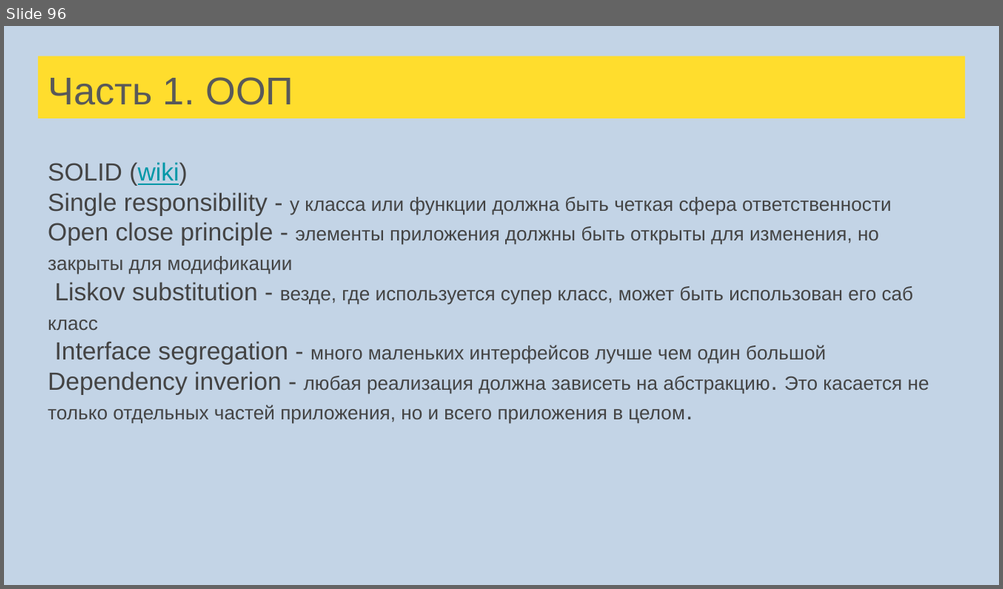
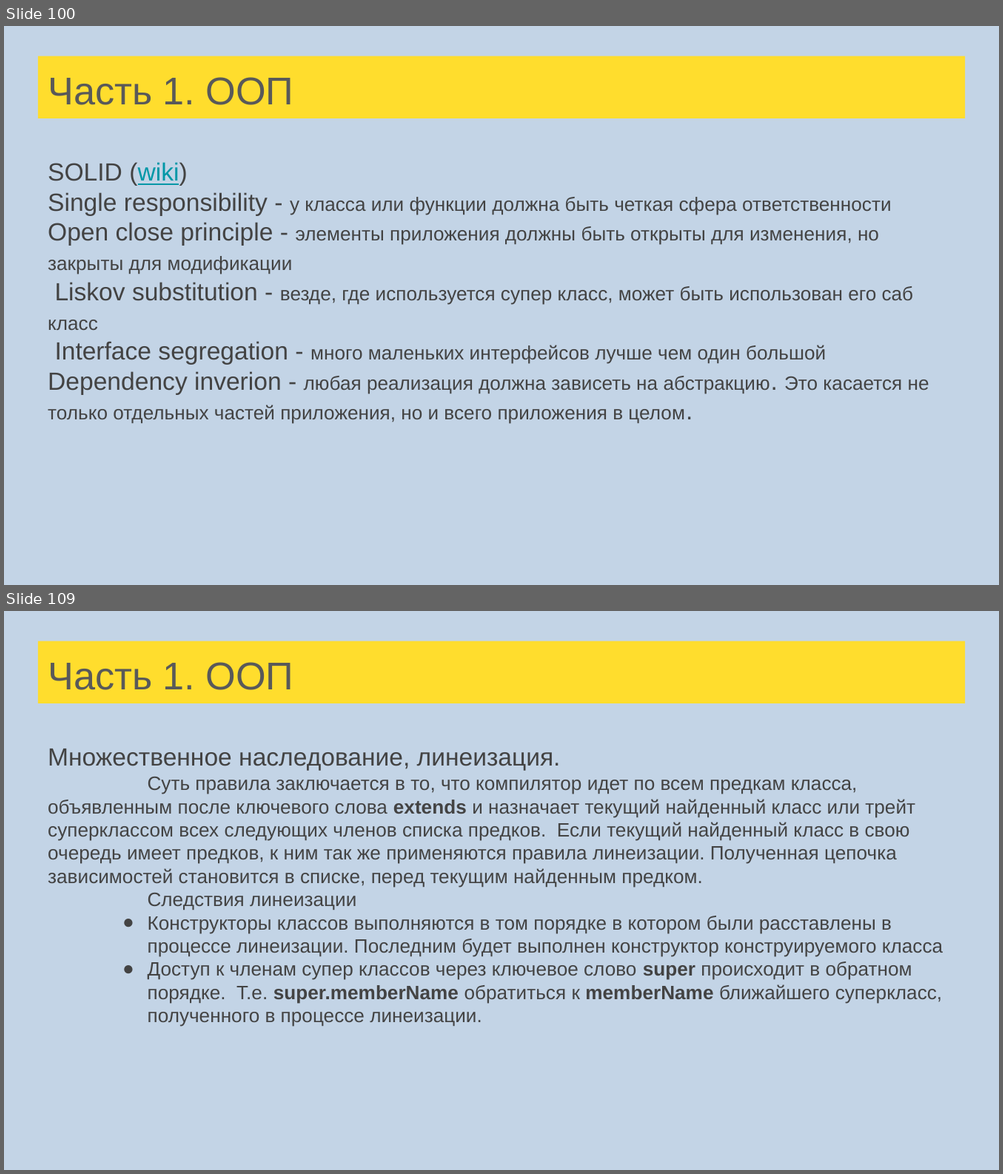
Before and after one commit to skye17/scala-school, a slide deck: src/main/resources/Лекции Scala для FinTech.pptx. Shown one above the other, each under a label of ours: slide 96 before the commit, slides 100 and 109 after it; the slides between them are not shown. The pictures are 1003x589 and 1003x1174 pixels, drawn with LibreOffice and Linux fonts; fonts in the diff are those of the drawing. Boxes give left, top, right and bottom in pixels: in the first picture for what was removed or moved away, otherwise in the second. Text is boxed around its words. In the diff, an @@ line names an element or a change of style, - is before the commit and + after.

```diff
--- a/src/main/resources/Лекции Scala для FinTech.pptx
+++ b/src/main/resources/Лекции Scala для FinTech.pptx
@@ slide 109 added at [4,611,999,1170], background #C3D4E6 @@
@@ title added at [38,641,965,703], fill #FFDD2D, 28 pt, text #595959 @@
+Часть 1. ООП
@@ text added at [48,749,942,1027], 14 pt, text #434343 @@
+Множественное наследование, линеизация.
+Суть правила заключается в то, что компилятор идет по всем предкам класса, объявленным после ключевого слова extends и назначает текущий найденный класс или трейт суперклассом всех следующих членов списка предков. Если текущий найденный класс в свою очередь имеет предков, к ним так же применяются правила линеизации. Полученная цепочка зависимостей становится в списке, перед текущим найденным предком.
+Следствия линеизации
+● Конструкторы классов выполняются в том порядке в котором были расставлены в процессе линеизации. Последним будет выполнен конструктор конструируемого класса
+● Доступ к членам супер классов через ключевое слово super происходит в обратном порядке. Т.е. super.memberName обратиться к memberName ближайшего суперкласс, полученного в процессе линеизации.
@@ what was slide 96 is now slide 100 @@
```
Also in this commit, not shown: 5 slides changed, 16 other slides added, 1 slide removed, 20 other files.
